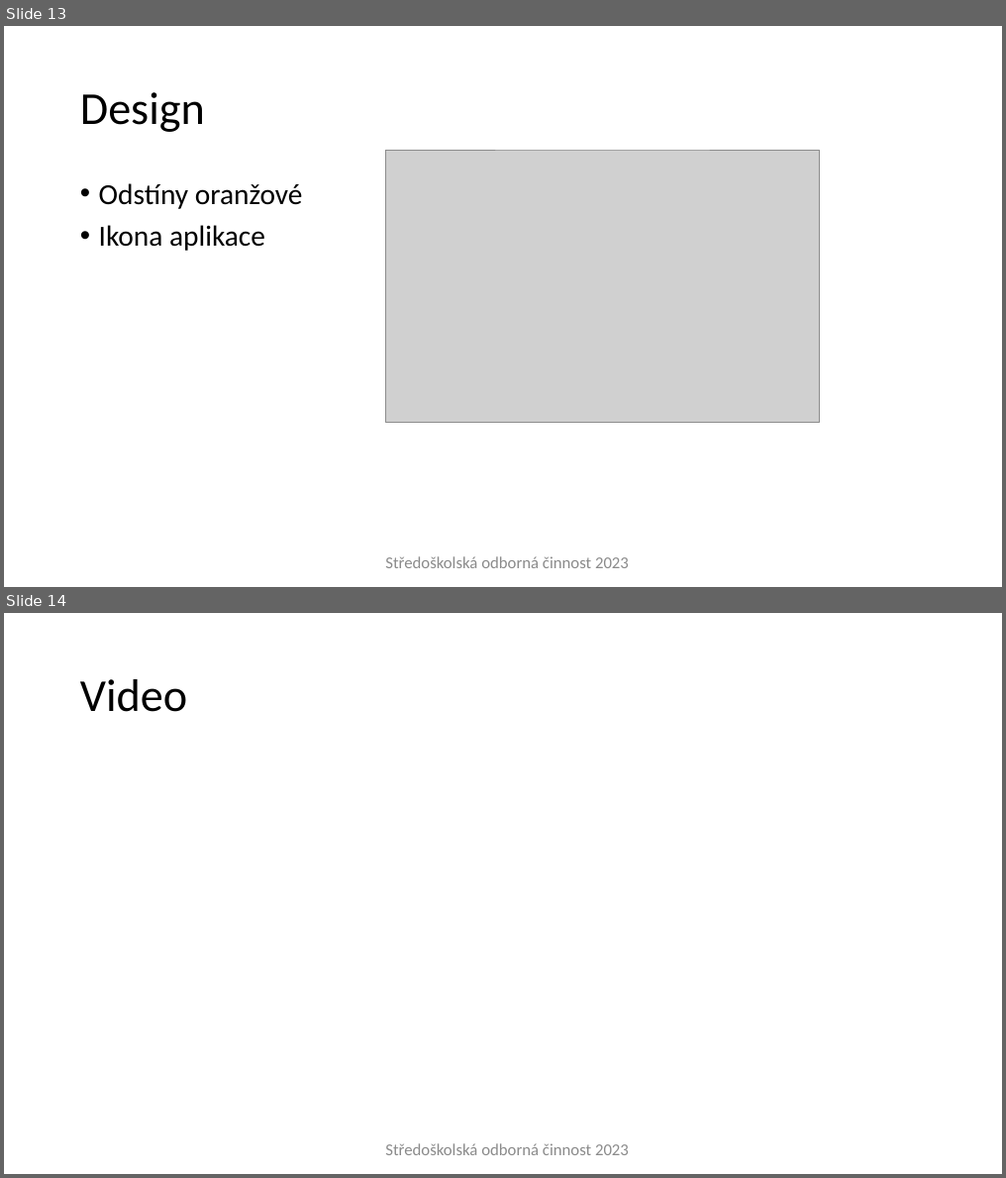
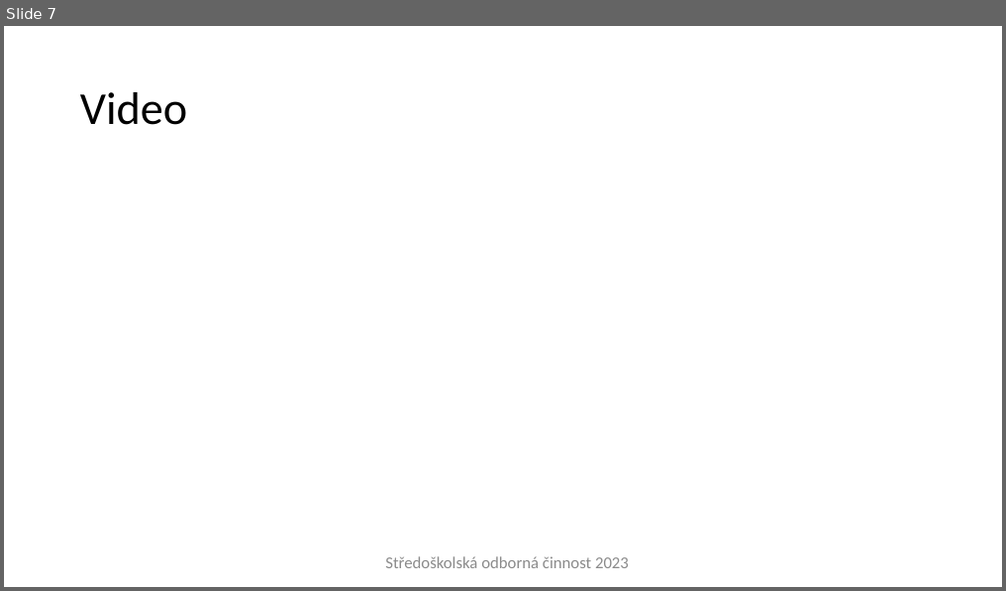
Before and after one commit to gyarab/Aplikace-Domluv-se, a slide deck: soc prezentace.pptx. Shown one above the other, each under a label of ours: slides 13 and 14 before the commit, slide 7 after it. The pictures are 1006x1178 and 1006x591 pixels, drawn with LibreOffice and Linux fonts; fonts in the diff are those of the drawing; grey boxes stand for pictures; background and template pictures are left out. Boxes give left, top, right and bottom in pixels: in the first picture for what was removed or moved away, otherwise in the second. Text is boxed around its words. In the diff, an @@ line names an element or a change of style, - is before the commit and + after.

```diff
--- a/soc prezentace.pptx
+++ b/soc prezentace.pptx
@@ slide 13 removed at <box>4,26,1002,587</box>, background #FFFFFF @@
@@ title removed at <box>80,92,205,132</box> @@
-Design
@@ picture removed at <box>386,150,819,422</box> @@
@@ text removed at <box>99,183,303,251</box> @@
-• Odstíny oranžové
-• Ikona aplikace
@@ rectangle removed at <box>377,548,638,577</box> @@
-Středoškolská odborná činnost 2023
@@ what was slide 14 is now slide 7 @@
```
Also in this commit, not shown: 5 slides changed, 6 slides added, 8 other slides removed.
